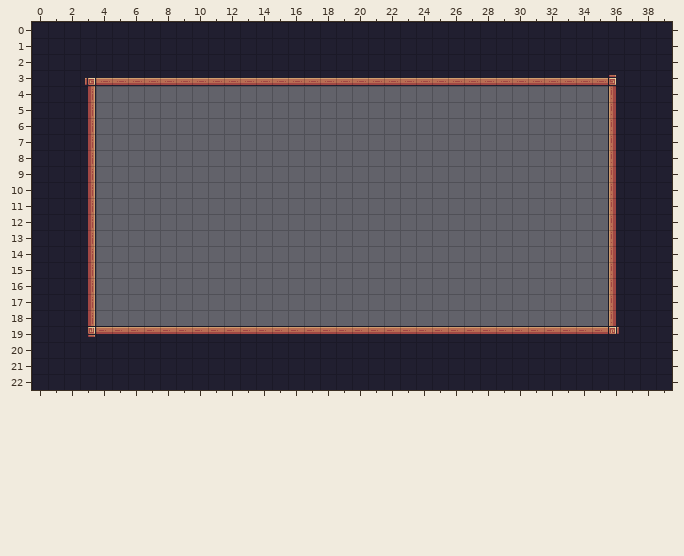
A Tiled map gets an edit: assets/tiles/Level-02.tmx. Above, as it was before the edit.
Cells are 16x16 px. Shown: x 0..39, y 0..22.
The result:
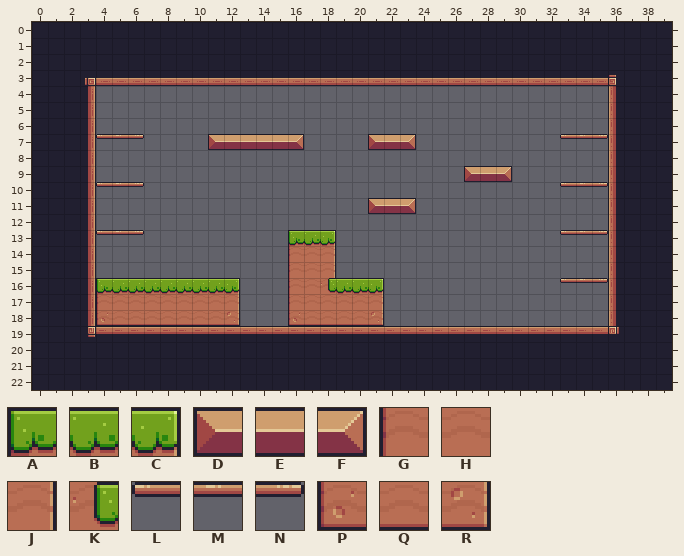
Key: from "Pixel Adventure": A 6, B 7, C 8, D 12, E 13, F 14, G 28, H 29, J 30, K 31, L 39, M 40, N 41, P 50, Q 51, R 52.
_ is an empty cell.
The edit:
Layer "Background":
There is now tile A in row 13 at x 16; in row 16 at x 4.
There is now tile B in row 13 at x 17; in row 16 at x 5 to 11 and 19 to 20.
There is now tile C in row 13 at x 18; in row 16 at x 12 and 21.
There is now tile D in row 7 at x 11 and 21; in row 9 at x 27; in row 11 at x 21.
There is now tile E in row 7 at x 12 to 15 and 22; in row 9 at x 28; in row 11 at x 22.
There is now tile F in row 7 at x 16 and 23; in row 9 at x 29; in row 11 at x 23.
There is now tile G in rows 14 to 16 at x 16; in row 17 at x 4 and 16.
There is now tile H in rows 14 to 16 at x 17; in row 17 at x 5 to 11 and 17 to 20.
There is now tile J in rows 14 to 15 at x 18; in row 17 at x 12 and 21.
There is now tile K in row 16 at x 18.
There is now tile L in row 7 at x 4 and 33; in row 10 at x 4 and 33; in row 13 at x 4 and 33; in row 16 at x 33.
There is now tile M in row 7 at x 5 and 34; in row 10 at x 5 and 34; in row 13 at x 5 and 34; in row 16 at x 34.
There is now tile N in row 7 at x 6 and 35; in row 10 at x 6 and 35; in row 13 at x 6 and 35; in row 16 at x 35.
There is now tile P in row 18 at x 4 and 16.
There is now tile Q in row 18 at x 5 to 11 and 17 to 20.
There is now tile R in row 18 at x 12 and 21.
